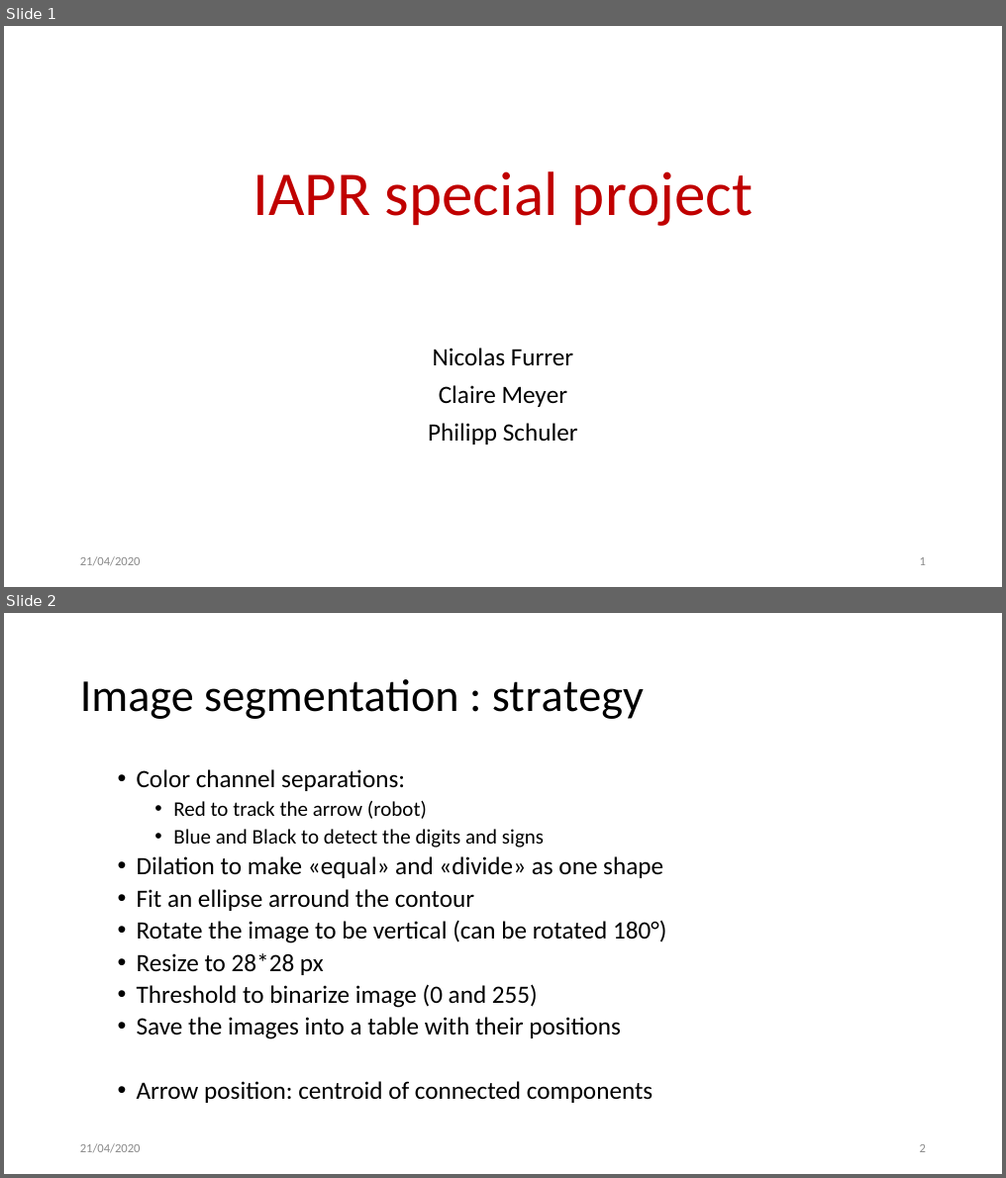
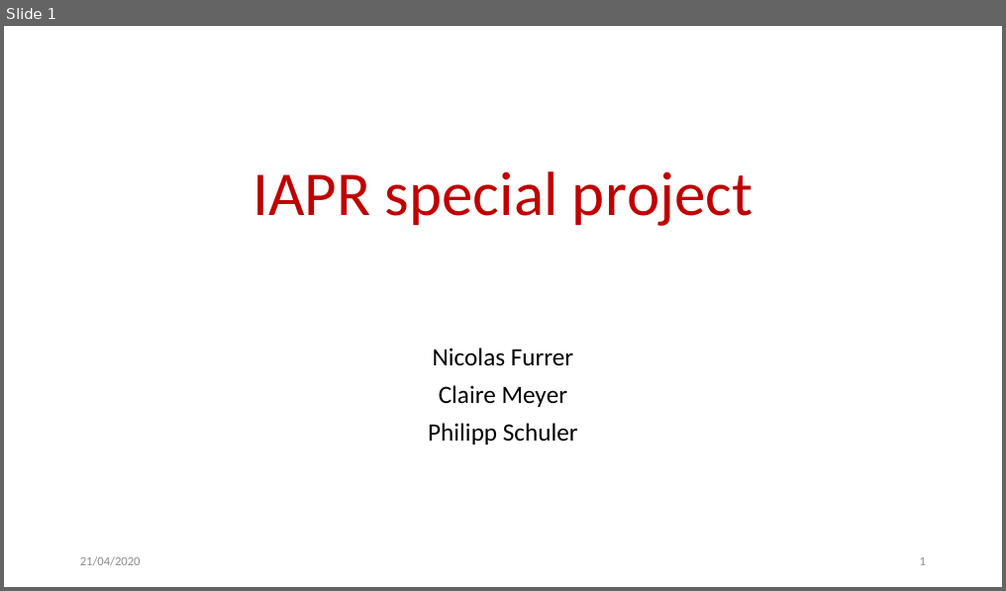
Before and after one commit to JambonSama/image_analysis_and_pattern_recognition_labs, a slide deck: project/presentation.pptx. Shown one above the other, each under a label of ours: slides 1 and 2 before the commit, slide 1 after it. The pictures are 1006x1178 and 1006x591 pixels, drawn with LibreOffice and Linux fonts; fonts in the diff are those of the drawing; background and template pictures are left out. Boxes give left, top, right and bottom in pixels: in the first picture for what was removed or moved away, otherwise in the second. Text is boxed around its words. In the diff, an @@ line names an element or a change of style, - is before the commit and + after.

```diff
--- a/project/presentation.pptx
+++ b/project/presentation.pptx
@@ slide 2 removed at <box>4,613,1002,1174</box>, background #FFFFFF @@
@@ title removed at <box>80,679,644,719</box> @@
-Image segmentation : strategy
@@ text removed at <box>137,769,666,1103</box> @@
-  • Color channel separations:
-    • Red to track the arrow (robot)
-    • Blue and Black to detect the digits and signs
-  • Dilation to make «equal» and «divide» as one shape
-  • Fit an ellipse arround the contour
-  • Rotate the image to be vertical (can be rotated 180°)
-  • Resize to 28*28 px
-  • Threshold to binarize image (0 and 255)
-  • Save the images into a table with their positions
-  • Arrow position: centroid of connected components
@@ text removed at <box>80,1144,141,1154</box> @@
-21/04/2020
@@ page number removed at <box>920,1145,926,1153</box> @@
-2
```
Also in this commit, not shown: 3 slides changed, 1 slide added.
